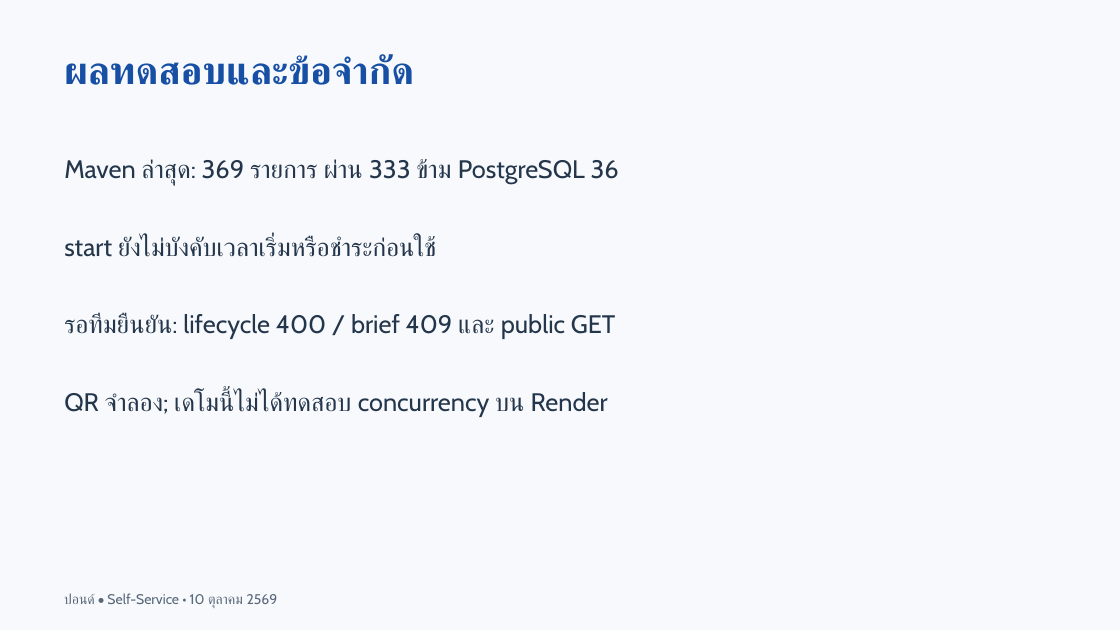
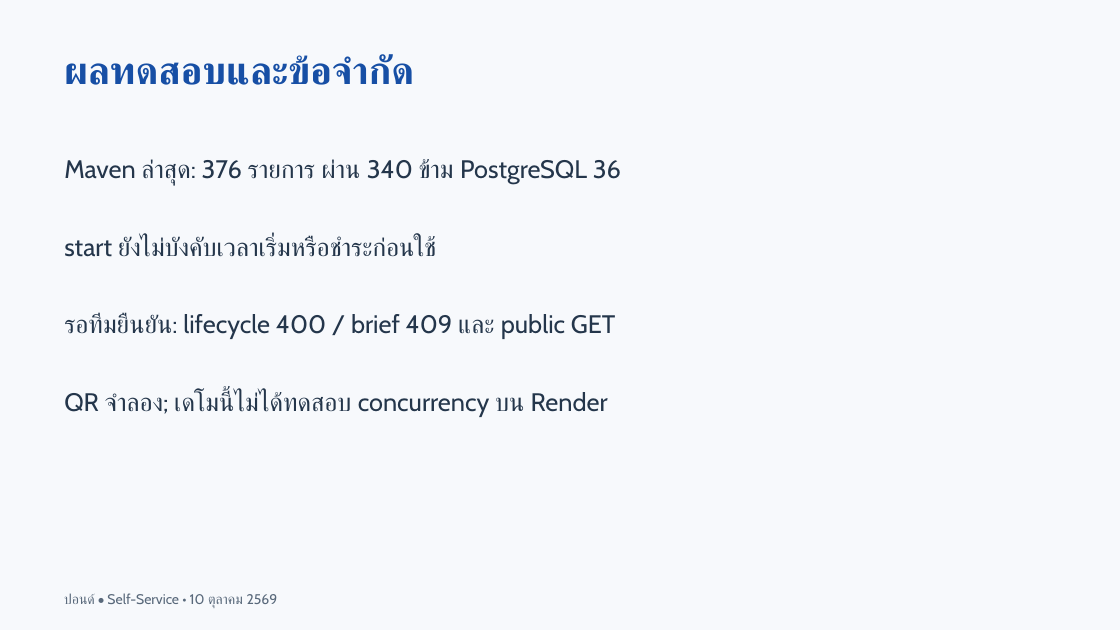
Before and after one commit to Oakiez/Laundry-Hub, a slide deck: slide 6 of doc/slide/pond-self-service.pptx. Drawn at 1120x630 pixels with LibreOffice and Linux fonts; fonts in the diff are those of the drawing. Boxes give left, top, right and bottom in pixels: in the first picture for what was removed or moved away, otherwise in the second. Text is boxed around its words. In the diff, an @@ line names an element or a change of style, - is before the commit and + after.

```diff
--- a/doc/slide/pond-self-service.pptx
+++ b/doc/slide/pond-self-service.pptx
@@ text at [64,159,621,184]: text changed @@
-Maven ล่าสุด: 369 รายการ ผ่าน 333 ข้าม PostgreSQL 36
+Maven ล่าสุด: 376 รายการ ผ่าน 340 ข้าม PostgreSQL 36
```
Also in this commit, not shown: 1 other slide changed, 15 other files.
